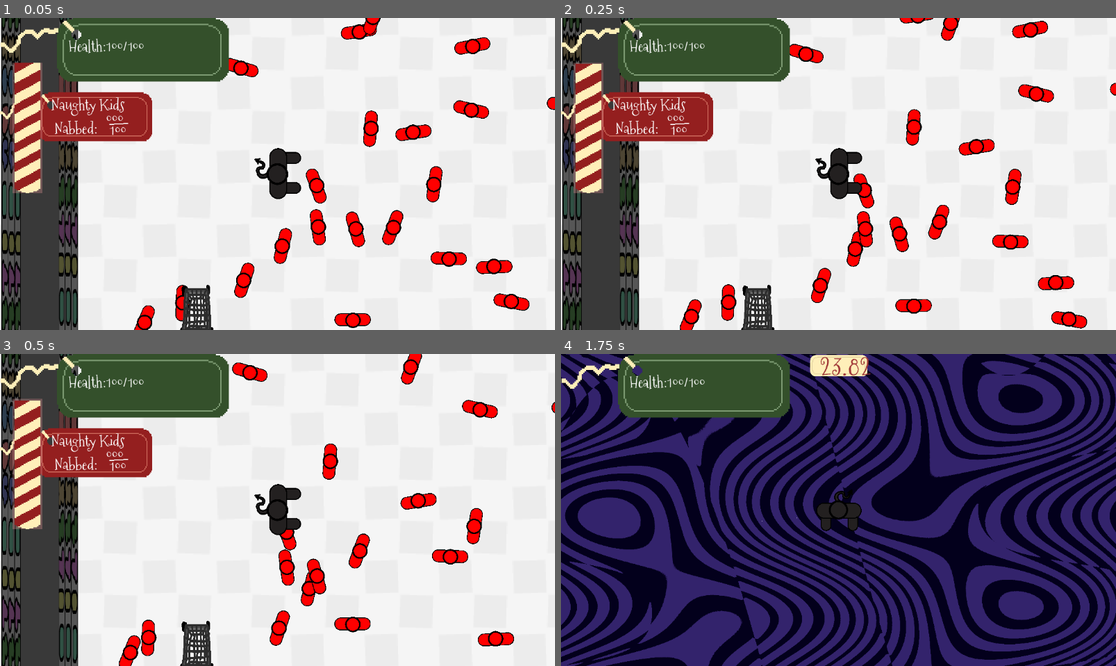
Above: before the commit, frames 1-4 (two rows, left to right).
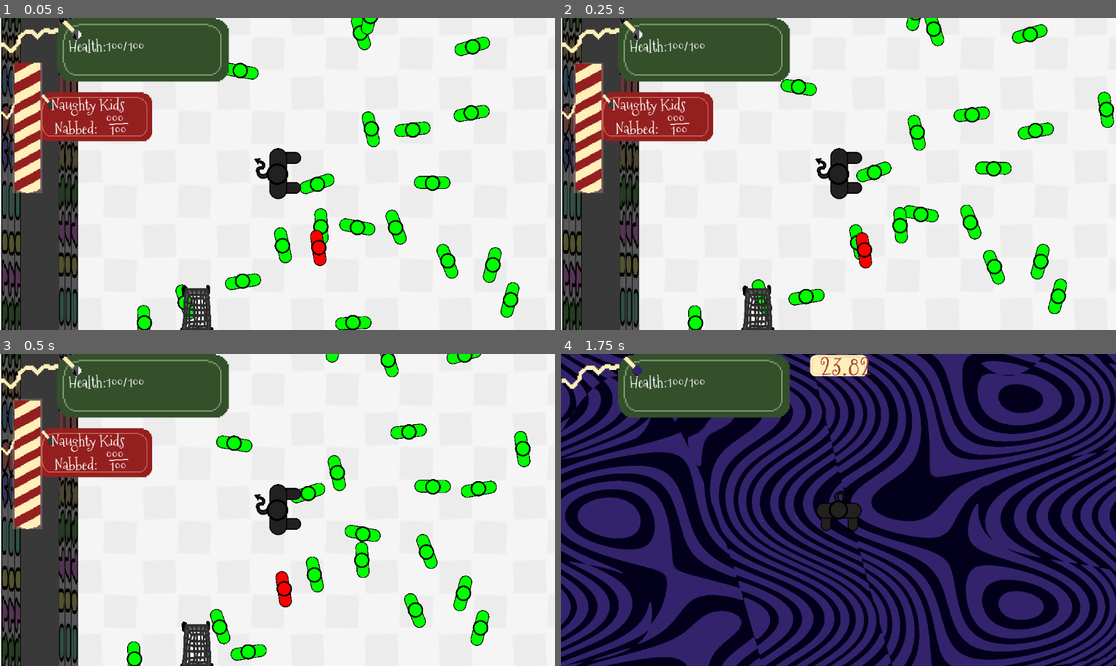
Above: after the commit, the same moments.

Repository: skeeeth/Krampus-Game
Game: Godot game, scene res://cart_test.tscn
Two runs of this game, one before a commit and one after it. Both use one fixed random seed, a clock stepped at 60 frames per second and the inputs below. Sound files missing from this copy of the repository are replaced by a short silence.
Inputs:
- Up to frame 1 (0.05 s): no input
- Up to frame 2 (0.25 s): no input
- Up to frame 3 (0.5 s): no input
- Up to frame 4 (1.75 s): hold Right (right) 0.53-1.28 s; hold 1 (dev1) 0.53-1.28 s; hold Down (down) from 1.28 s (still down); tap X (attack) at 1.35 s; tap 1 (dev1) at 1.55 s

The runs differ from the first frame. In frame 1, 6.8% of the frame differs, in the area x 24-100%, y 0-100%; in frame 2, 8.8%, in the area x 21-100%, y 0-100%; in frame 3, 8.6%; in frame 4, nothing differs.
Error in both runs: Invalid access to property or key 'position' on a base object of type 'Nil'. (res://sack_world.gd:29)

Commit message:
Separate kid.tscn into naughty and nice variants
They're identical except for the palette and the fact that only naughty kids count towards your final goal

Diff:
--- a/Combat/UI/kid_nab_label.gd
+++ b/Combat/UI/kid_nab_label.gd
@@ -5,4 +5,4 @@
 
 
 
- %03d" % [PlayerVariables.kids_nabbed,100]
+ %03d" % [PlayerVariables.naughty_kids_nabbed,100]
--- a/Player/attack.gd
+++ b/Player/attack.gd
@@ -34,8 +34,11 @@
 		var num_npcs_of_this_type_in_sack = PlayerVariables.sack_npc_type_counts.get_or_add(area.npc_type, 0)
 		PlayerVariables.sack_npc_type_counts[area.npc_type] = num_npcs_of_this_type_in_sack + 1
 		#sacked_npc.emit()
-		if area.npc_type == area.NPCType.Kid:
-			PlayerVariables.kid_nabbed()
+
+		#You can nab both naughty and nice kids, but only naughty kids count towards your final goal
+		var is_naughty_kid = (area.npc_type == area.NPCType.NaughtyKid)
+		if is_naughty_kid or (area.npc_type == area.NPCType.NiceKid):
+			PlayerVariables.kid_nabbed(is_naughty_kid)
 		area.queue_free()
 
 	if area is Item:
--- a/Player/player_variables.gd
+++ b/Player/player_variables.gd
@@ -34,10 +34,11 @@
 var outside_movespeed:float = 300
 
 
-var kids_nabbed:int
+var naughty_kids_nabbed:int
 var pickup_sound:AudioStream = preload("res://Sounds/click_001.ogg")
-func kid_nabbed():
-	kids_nabbed += 1
+func kid_nabbed(is_naughty):
+	if (is_naughty):
+		naughty_kids_nabbed += 1
 	#sound
 	var sound = AudioStreamPlayer.new()
 	add_child(sound)
--- a/enemy_spawner.gd
+++ b/enemy_spawner.gd
@@ -5,7 +5,8 @@
 
 
 var npc_type_to_enemy_scene = { NPC.NPCType.Guard : combat_guard_scene,
-								NPC.NPCType.Kid : combat_kid_scene}
+								NPC.NPCType.NaughtyKid : combat_kid_scene,
+								NPC.NPCType.NiceKid : combat_kid_scene}
 
 func _ready() -> void:
 	for npc_type in npc_type_to_enemy_scene:
--- a/npc/kid.tscn
+++ b/npc/naughty_kid.tscn
@@ -1,16 +1,17 @@
 [gd_scene load_steps=5 format=3 uid="uid://b73boev43352m"]
 
-[ext_resource type="Texture2D" uid="uid://dmnpf5yogmora" path="res://npc/kid_stick_figure.png" id="1_3gw8w"]
-[ext_resource type="Script" path="res://npc/npc.gd" id="1_dqynl"]
-[ext_resource type="Texture2D" uid="uid://b8mywplv1pmad" path="res://npc/top_down_person.png" id="3_5uc7d"]
+[ext_resource type="Script" path="res://npc/npc.gd" id="1_qqx4v"]
+[ext_resource type="Texture2D" uid="uid://b8mywplv1pmad" path="res://npc/top_down_person.png" id="2_k4081"]
+[ext_resource type="Texture2D" uid="uid://dmnpf5yogmora" path="res://npc/kid_stick_figure.png" id="3_m4fmo"]
 
 [sub_resource type="RectangleShape2D" id="RectangleShape2D_b1qpj"]
 size = Vector2(87, 104)
 
-[node name="Kid" type="Area2D" node_paths=PackedStringArray("default_sprite", "knocked_down_sprite")]
+[node name="NaughtyKid" type="Area2D" node_paths=PackedStringArray("default_sprite", "knocked_down_sprite")]
 collision_layer = 8
 collision_mask = 11
-script = ExtResource("1_dqynl")
+script = ExtResource("1_qqx4v")
+npc_type = 1
 default_sprite = NodePath("StandingSprite")
 knocked_down_sprite = NodePath("KnockedDownSprite")
 
--- /dev/null
+++ b/npc/nice_kid.tscn
@@ -0,0 +1,34 @@
+[gd_scene load_steps=5 format=3 uid="uid://14w287bhw1lh"]
+
+[ext_resource type="Script" path="res://npc/npc.gd" id="1_go0db"]
+[ext_resource type="Texture2D" uid="uid://b8mywplv1pmad" path="res://npc/top_down_person.png" id="2_3uy4m"]
+[ext_resource type="Texture2D" uid="uid://dmnpf5yogmora" path="res://npc/kid_stick_figure.png" id="3_tu0en"]
+
+[sub_resource type="RectangleShape2D" id="RectangleShape2D_b1qpj"]
+size = Vector2(87, 104)
+
+[node name="NiceKid" type="Area2D" node_paths=PackedStringArray("default_sprite", "knocked_down_sprite")]
+collision_layer = 8
+collision_mask = 11
+script = ExtResource("1_go0db")
+default_sprite = NodePath("StandingSprite")
+knocked_down_sprite = NodePath("KnockedDownSprite")
+
+[node name="CollisionShape2D" type="CollisionShape2D" parent="."]
+position = Vector2(-2.5, 0)
+shape = SubResource("RectangleShape2D_b1qpj")
+
+[node name="StandingSprite" type="Sprite2D" parent="."]
+modulate = Color(0, 1, 0, 1)
+scale = Vector2(0.1, 0.1)
+texture = ExtResource("2_3uy4m")
+
+[node name="KnockedDownSprite" type="Sprite2D" parent="."]
+visible = false
+modulate = Color(0, 1, 0, 1)
+position = Vector2(-40, 0)
+rotation = -1.5708
+scale = Vector2(0.145, 0.135)
+texture = ExtResource("3_tu0en")
+
+[connection signal="body_entered" from="." to="." method="_on_body_entered"]
--- a/npc/npc.gd
+++ b/npc/npc.gd
@@ -27,7 +27,8 @@
 var nav_ray_length = 150
 
 enum NPCType {
-	Kid,
+	NiceKid,
+	NaughtyKid,
 	Guard
 }
 
--- a/npc/npc_spawner.gd
+++ b/npc/npc_spawner.gd
@@ -23,8 +23,9 @@
 
 @export var spawn_position_collision_shape:Shape2D
 
+var nice_kid_scene = preload("res://npc/nice_kid.tscn")
+var naughty_kid_scene = preload("res://npc/naughty_kid.tscn")
 var guard_scene = preload("res://npc/guard.tscn")
-var kid_scene = preload("res://npc/kid.tscn")
 
 func _ready() -> void:
 	sections.resize(num_vertical_sections*num_horizontal_sections)
@@ -34,11 +35,43 @@
 	lower_right_bound = $LowerRightBoundPosition.global_position
 
 	await _find_spawn_positions()
-	_spawn_npcs(200, 10)
+	_spawn_npcs(nice_kid_scene, 200)
+	_spawn_npcs(naughty_kid_scene, 20)
+	_spawn_npcs(guard_scene, 10, Guard.krampus_detection_radius + 200)
 
 
-func _spawn_npcs(num_kids_to_spawn:int, num_guards_to_spawn:int):
-	var num_kids_spawned = 0
+func _spawn_npcs(npc_scene, num_to_spawn, minimum_distance_from_krampus:float=-1):
+	var section_index = 0
+	var num_spawned = 0
+
+	sections.shuffle()
+	while (num_spawned < num_to_spawn):
+		var spawn_position = sections[section_index].pick_random()
+		var too_close_to_krampus = false
+
+		if (minimum_distance_from_krampus > 0):
+			var krampus_position = Vector2(0, 0) #TO-DO: get the actual krampus position upon coming back to the store from the sack
+			var num_attempted_spawn_positions = 1
+			too_close_to_krampus =  (spawn_position-krampus_position).length() <= minimum_distance_from_krampus
+
+			while (num_attempted_spawn_positions < 5 and too_close_to_krampus):
+				num_attempted_spawn_positions += 1
+				spawn_position = sections[section_index].pick_random()
+				too_close_to_krampus = (spawn_position-krampus_position).length() <= minimum_distance_from_krampus
+
+		if (not too_close_to_krampus):
+			var npc_inst = npc_scene.instantiate()
+			npc_inst.global_position = spawn_position
+			add_child(npc_inst)
+			num_spawned += 1
+
+		section_index = (section_index + 1) % sections.size() #Keep rotating through the sections, regardless of whether or not we spawned in an npc
+															  #If we failed to find a good location in this section 5 times, it's probably a lost cause
+
+'''
+func _spawn_npcs(num_nice_kids_to_spawn:int, num_naughty_kids_to_spawn:int, num_guards_to_spawn:int):
+	var num_nice_kids_spawned = 0
+	var num_naughty_kids_spawned = 0
 	var num_guards_spawned = 0
 
 	var section_index = 0
@@ -46,14 +79,14 @@
 	var krampus_position = Vector2(0, 0) #TO-DO: get the actual krampus position upon coming back to the store from the sack
 	var guard_detection_radius = Guard.krampus_detection_radius
 
+	_spawn_kids()
 	sections.shuffle()
-	while (num_kids_spawned < num_kids_to_spawn):
+	while (num_nice_kids_spawned < num_nice_kids_to_spawn):
 		var spawn_position = sections[section_index].pick_random()
-		var kid_inst = kid_scene.instantiate()
+		var kid_inst = nice_kid_scene.instantiate()
 		kid_inst.global_position = spawn_position
 		add_child(kid_inst)
-
-		num_kids_spawned += 1
+		num_nice_kids_spawned += 1
 		section_index = (section_index + 1) % sections.size()
 
 	sections.shuffle()
@@ -74,7 +107,7 @@
 			num_guards_spawned += 1
 
 		section_index = (section_index + 1) % sections.size()
-
+'''
 
 func _find_spawn_positions():
 	var current_position = upper_left_bound
--- a/project.godot
+++ b/project.godot
@@ -18,6 +18,10 @@
 [autoload]
 
 PlayerVariables="*res://Player/player_variables.gd"
+
+[display]
+
+window/size/mode=2
 
 [global_group]
 
Not shown: 2 places in npc/naughty_kid.tscn that only renumber resources
